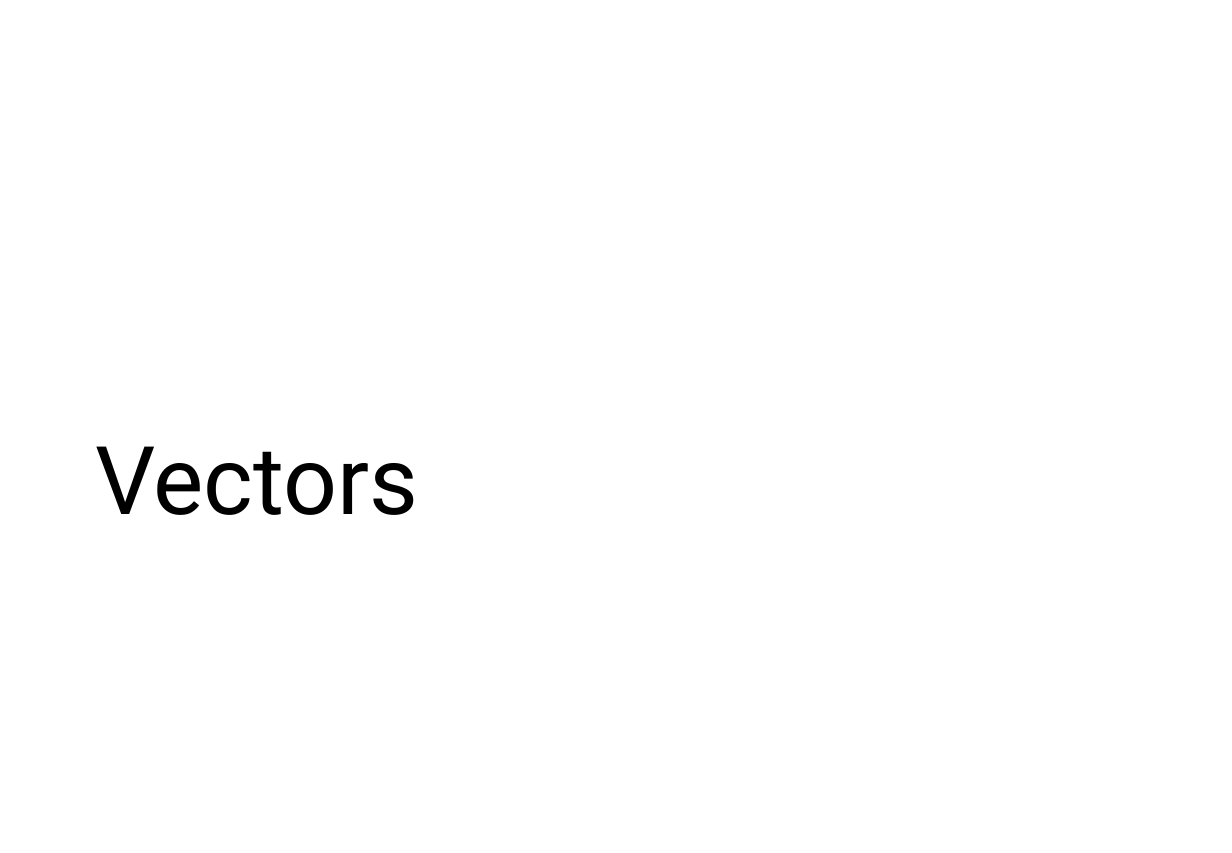
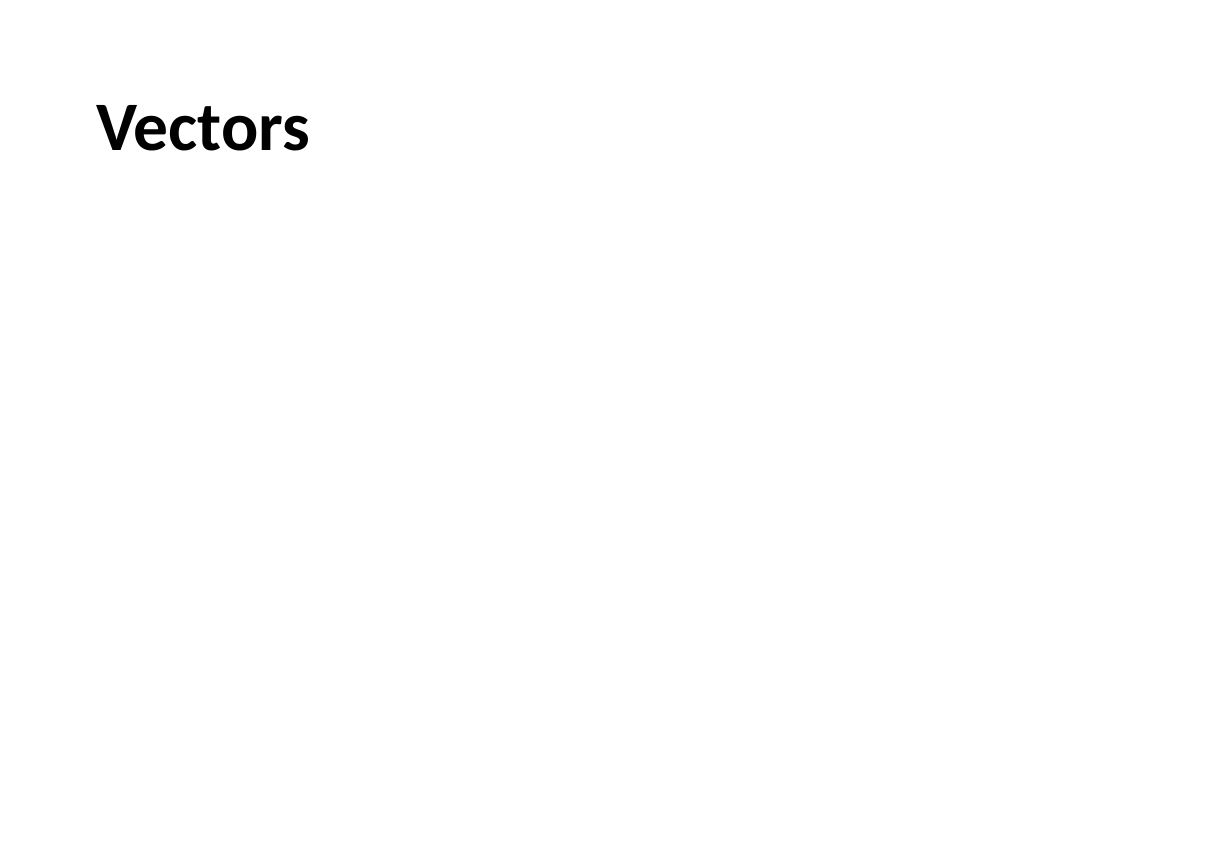
Before and after one commit to RahidZaman/cs481681-cgr, a slide deck: slide 4 of slides/class02-graphics-libxor.pptx (slide 3 before the commit). Drawn at 1232x853 pixels with LibreOffice and Linux fonts; fonts in the diff are those of the drawing; background and template pictures are left out. Boxes give left, top, right and bottom in pixels: in the first picture for what was removed or moved away, otherwise in the second. Text is boxed around its words. In the diff, an @@ line names an element or a change of style, - is before the commit and + after.

```diff
--- a/slides/class02-graphics-libxor.pptx
+++ b/slides/class02-graphics-libxor.pptx
@@ title "Vectors": place and size @@
-title "Vectors" at [95, 446, 418, 515]
+title "Vectors" at [96, 105, 310, 151]
@@ title "Vectors" at [96, 105, 310, 151]: size 60 to 44 pt, font Roboto to Calibri, bold on; vertical alignment bottom to middle @@
```
Also in this commit, not shown: 16 other slides changed, 2 slides added, 1 slide removed, 16 other files.
